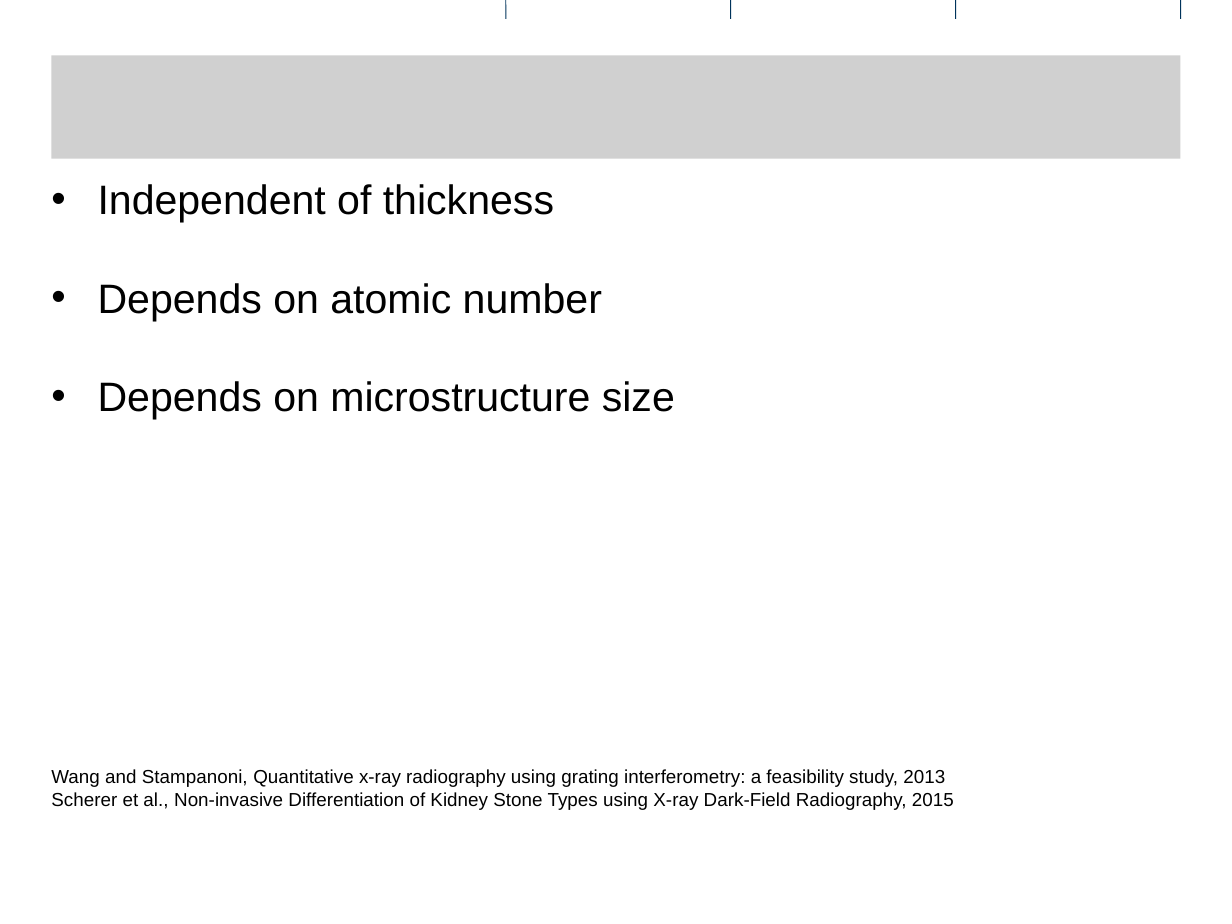
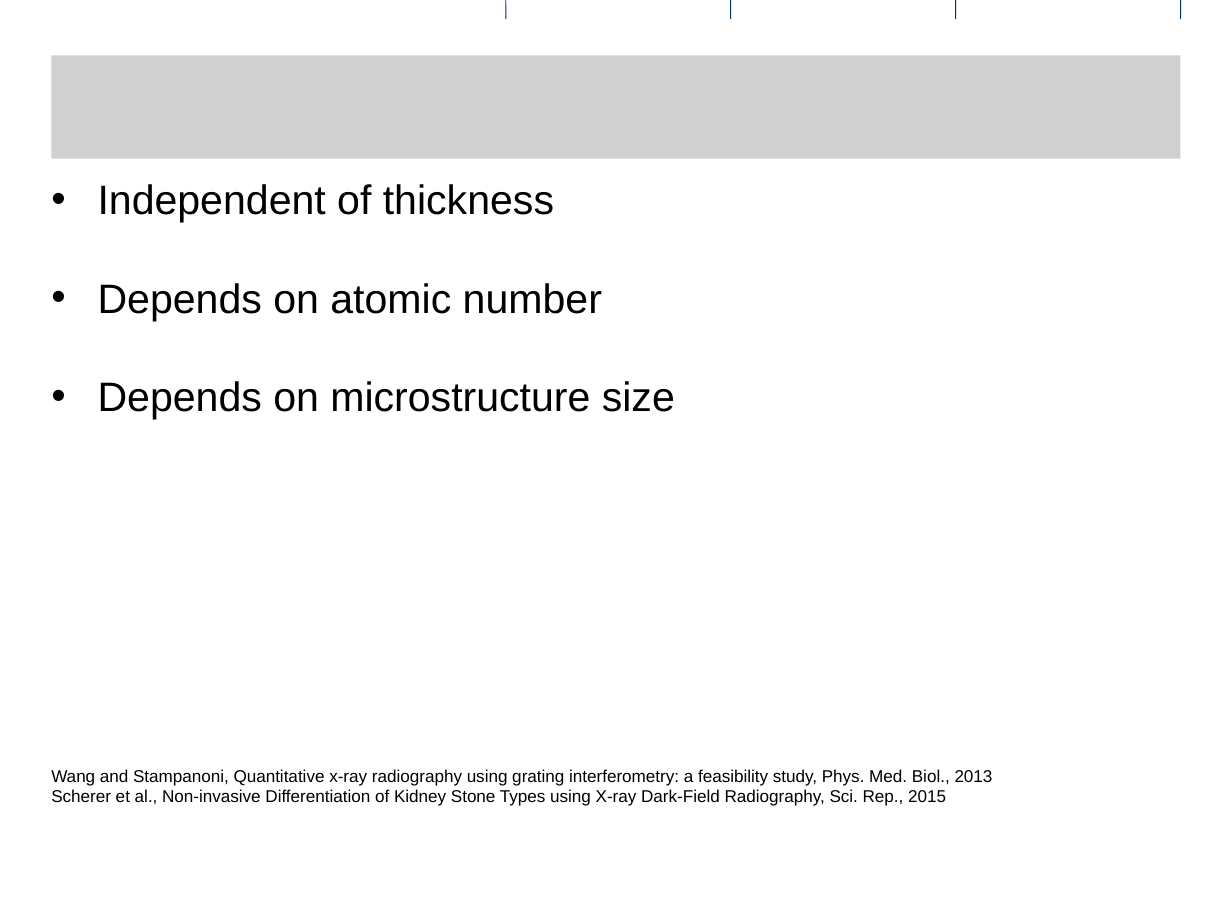
Before and after one commit to enucatl-presentations/2015.09.09.washington, a slide deck: slide 4 of TOMCAT_Team_Corporate.pptx. Drawn at 1232x924 pixels with LibreOffice and Linux fonts; fonts in the diff are those of the drawing; grey boxes stand for pictures; background and template pictures are left out. Boxes give left, top, right and bottom in pixels: in the first picture for what was removed or moved away, otherwise in the second. Text is boxed around its words. In the diff, an @@ line names an element or a change of style, - is before the commit and + after.

```diff
--- a/TOMCAT_Team_Corporate.pptx
+++ b/TOMCAT_Team_Corporate.pptx
@@ text at (51, 769, 993, 806): text changed; size 11 to 10 pt @@
-Wang and Stampanoni, Quantitative x-ray radiography using grating interferometry: a feasibility study, 2013
-Scherer et al., Non-invasive Differentiation of Kidney Stone Types using X-ray Dark-Field Radiography, 2015
+Wang and Stampanoni, Quantitative x-ray radiography using grating interferometry: a feasibility study, Phys. Med. Biol., 2013
+Scherer et al., Non-invasive Differentiation of Kidney Stone Types using X-ray Dark-Field Radiography, Sci. Rep., 2015
```
Also in this commit, not shown: 2 other slides changed, 1 slide added, 1 other file.
